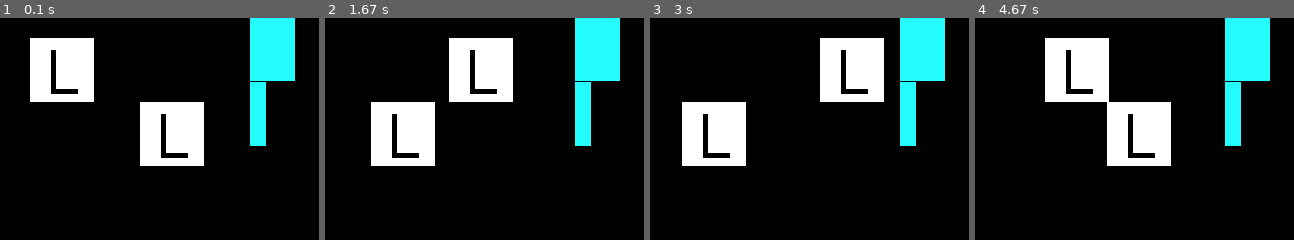
Above: before the commit, frames 1-4 (left to right).
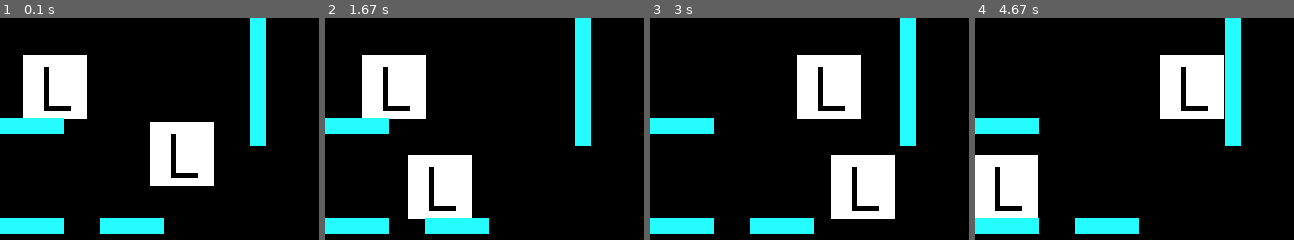
Above: after the commit, the same moments.

Repository: tmakowski/lemmings
Game: pygame game, started from pygame_test.py
The game is run twice, just before and just after one commit, with the same random seed, the same clock (stepped at 60 frames per second) and the same inputs.
Inputs:
- Up to frame 1 (0.1 s): no input
- Up to frame 2 (1.67 s): no input
- Up to frame 3 (3 s): no input
- Up to frame 4 (4.67 s): no input

The runs differ from the first frame. In frame 1, 16% of the frame differs, in the area x 0-93%, y 0-98%; in frame 2, 25%; in frame 3, 23%; in frame 4, 28%.

Commit message:
Floor addition, fall damage implementation

Diff:
--- a/classes/lemmings.py
+++ b/classes/lemmings.py
@@ -10,7 +10,7 @@
     """
     This class is going to represent each lemming.
     """
-    def __init__(self, position_x, position_y, direction_x=None):
+    def __init__(self, position_x, position_y, direction_x=None, direction_y=None):
         """
         Creates new lemming at (x, y)
         """
@@ -21,22 +21,66 @@
         self.rect = self.image.get_rect(x=position_x, y=position_y)
 
         # Setting movement direction for the lemming
-        if direction_x is None:
-            self.dirX = 1
-        else:
-            self.dirX = direction_x
+        # if direction_x is None and direction_y is None:
+        self.dirX = 0
+        self.dirY = 1
+        #
+        #else
+        #    self.dirX = direction_x
 
-    # def __del__(self):
+        # Fall counter
+        self.fall = 0
+        self.dead = 0
 
+    def __del__(self):
+        del self.image
+        del self.rect
+        del self.dirX
+        del self.dirY
+        del self.fall
+        self.dead = 1
+        # self.image = None
+        # self.rect = None
+        # self.dirX = None
+        # self.dirY = None
+        # self.fall = None
+        return None
 
     def move(self):
         # sprawdzić, czy natrafi na ścianę
         self.rect.x += self.dirX
+
+        self.rect.y += self.dirY
+        self.fall += self.dirY
         return self
 
-    def collision(self):
-        self.dirX *= -1
-        return self
+    def collision_walls(self, walls):
+        """
+        Checks if the lemming collided with any of the walls.
+        If it did then it's X-axis movement direction gets changed.
+        """
+        for wall in walls:
+            if self.rect.colliderect(wall.rect):
+                self.dirX *= -1
+                return self
+
+    def collision_floors(self, floors):
+        """
+        Checks if the lemming collides with any of the floor parts.
+        If it does then nothing happens and if it does not then it's begins to fall down.
+        """
+        for floor in floors:
+            if self.rect.colliderect(floor.rect):
+                if self.fall > 60:
+                    self.__del__()
+                    return self
+                elif self.fall > 0:
+                    self.dirX = 1
+                    self.dirY = 0
+                    self.fall = 0
+                    return self
+                #
+                #    del self
 
 
 class LemmingStopper (Lemming):
--- a/classes/objects.py
+++ b/classes/objects.py
@@ -1,7 +1,15 @@
-from classes.lemmings import *
+import pygame
+# from classes.lemmings import Lemming
 
 
 class Wall:
     def __init__(self, position_x, position_y):
         self.image = pygame.image.load("graphics/wall.png").convert()
         self.rect = self.image.get_rect(x=position_x, y=position_y)
+
+
+class Floor:
+    def __init__(self, position_x, position_y):
+        # pygame.sprite.Sprite.__init__(self)
+        self.image = pygame.transform.rotate(pygame.image.load('graphics/wall.png').convert(), 90)
+        self.rect = self.image.get_rect(x=position_x, y=position_y)
--- a/pygame_test.py
+++ b/pygame_test.py
@@ -1,49 +1,46 @@
 from classes import *
 import sys
-import pygame
+import time
+# import pygame
 pygame.init()
 
 size = width, height = 320, 240
 black = 0, 0, 0
 screen = pygame.display.set_mode(size)
 
-lem1 = Lemming(20, 20)
-lem2 = Lemming(150, 84, -1)
-lemmings = [lem1, lem2]
+lemmings = [Lemming(20, 20, direction_y=1), Lemming(150, 84, -1)]
 walls = [Wall(250, 0), Wall(250, 64)]
-
+floors = [Floor(0, 200), Floor(100, 200), Floor(0, 200), Floor(0,100)]
 
 while True:
     for event in pygame.event.get():
         if event.type == pygame.QUIT:
             sys.exit()
 
-    for lem in lemmings:
-        for wall in walls:
-            if lem.rect.colliderect(wall.rect):
-                lem.collision()
-                break   # break is necessary to avoid double collision resulting in going through walls
-
-    # X-axis boundary check
-    for lem in lemmings:
-        if lem.rect.left < 0 or lem.rect.right > width:
-            lem.collision()
+    # Lemming exit check
 
     # Moving each lemming
     for lem in lemmings:
+        # if lem is None:
+        #     lemmings.remove(lem)
+        #     continue
         lem.move()
+        lem.collision_walls(walls)
+        lem.collision_floors(floors)
 
+        if lem.dead == 1:
+            lemmings.remove(lem)
+            break
+        if lem.rect.left < 0 or lem.rect.right > width:
+            lem.dirX *= -1
 
     # Filling background
     screen.fill(black)
-    # Displaying all lemmings
-    for lem in lemmings:
-        screen.blit(lem.image, lem.rect)
-    # Displaying all walls
-    # for wall in walls:
-    #     screen.blit(wall.image, wall.rect)
-    test1 = pygame.transform.rotate(walls[0].image, 30)
-    test2 = test1.get_rect(x=walls[0].rect.x, y=walls[0].rect.y)
-    screen.blit(test1, test2)
-    screen.blit(walls[1].image, walls[1].rect)
+    # Drawing objects
+    for obj in lemmings+walls+floors:
+        # if obj is None:
+        #     continue
+        screen.blit(obj.image, obj.rect)
+    # Changing display to show drawn objects
     pygame.display.flip()
+    time.sleep(0.005)
